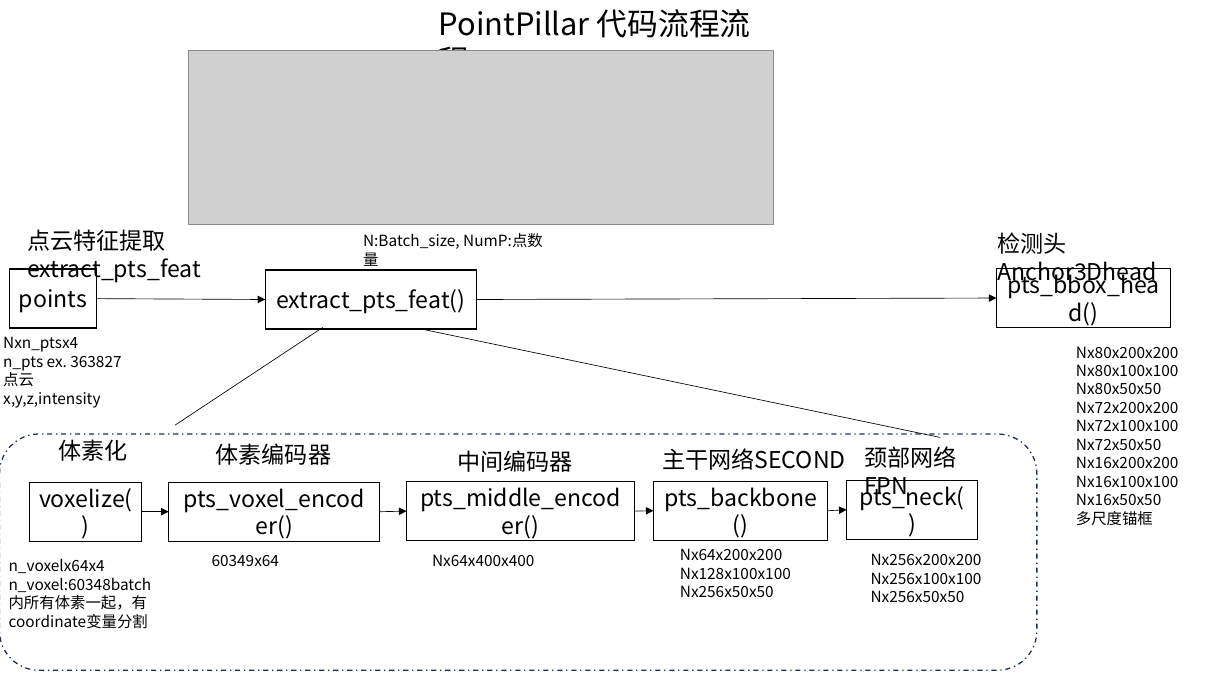
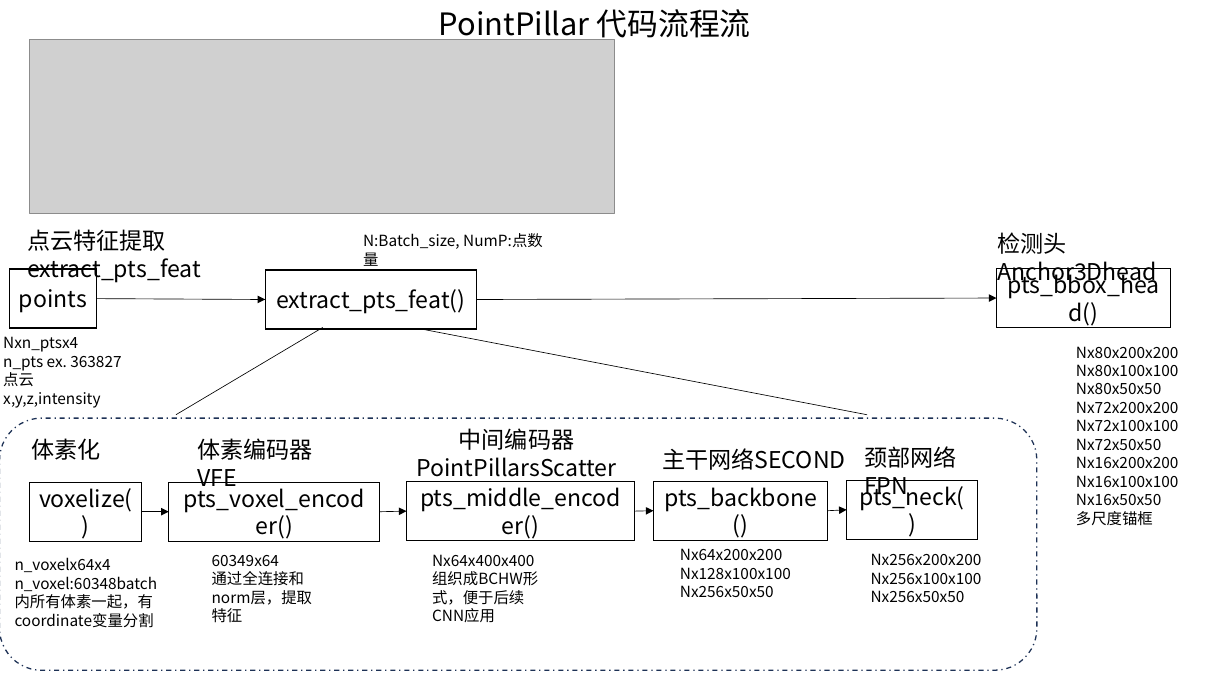
Before and after one commit to foxbao/mmlab_install, a slide deck: slide 11 of 数据集结构.pptx (slide 6 before the commit). Drawn at 1232x693 pixels with LibreOffice and Linux fonts; fonts in the diff are those of the drawing; grey boxes stand for pictures. Boxes give left, top, right and bottom in pixels: in the first picture for what was removed or moved away, otherwise in the second. Text is boxed around its words. In the diff, an @@ line names an element or a change of style, - is before the commit and + after.

```diff
--- a/数据集结构.pptx
+++ b/数据集结构.pptx
@@ picture: place and size @@
-picture at [189,51,774,225]
+picture at [30,40,615,213]
@@ line moved from (323, 327) - (175, 425) to (323, 327) - (176, 415) @@
@@ line moved from (421, 329) - (941, 437) to (421, 329) - (867, 415) @@
@@ rounded rectangle: place and size @@
-rounded rectangle at [0,434,1038,671]
+rounded rectangle at [0,419,1038,671]
@@ text "体素化": place and size @@
-text "体素化" at [58,439,127,461]
+text "体素化" at [31,438,100,460]
@@ text at [197,438,312,486]: text changed @@
-体素编码器
+体素编码器VFE
@@ text at [416,428,616,482]: text changed @@
-中间编码器
+中间编码器PointPillarsScatter
@@ text "n_voxelx64x4": place and size @@
-text "n_voxelx64x4" at [9,558,152,629]
+text "n_voxelx64x4" at [15,557,158,628]
@@ text at [212,571,312,623]: paragraph added @@
+通过全连接和norm层，提取特征
@@ text at [432,571,538,622]: paragraph added @@
+组织成BCHW形式，便于后续CNN应用
```
Also in this commit, not shown: 1 other slide changed, 10 slides added, 7 other files.
